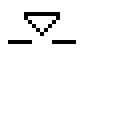
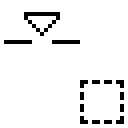
Layered file, before and after one edit (w=128, h=128). Changes by layer:
painted on "cursor-side-bottom.xbm" over (4, 40, 80, 44)
showed "tool-rect-select.xbm", painted on it over (80, 80, 124, 124)
